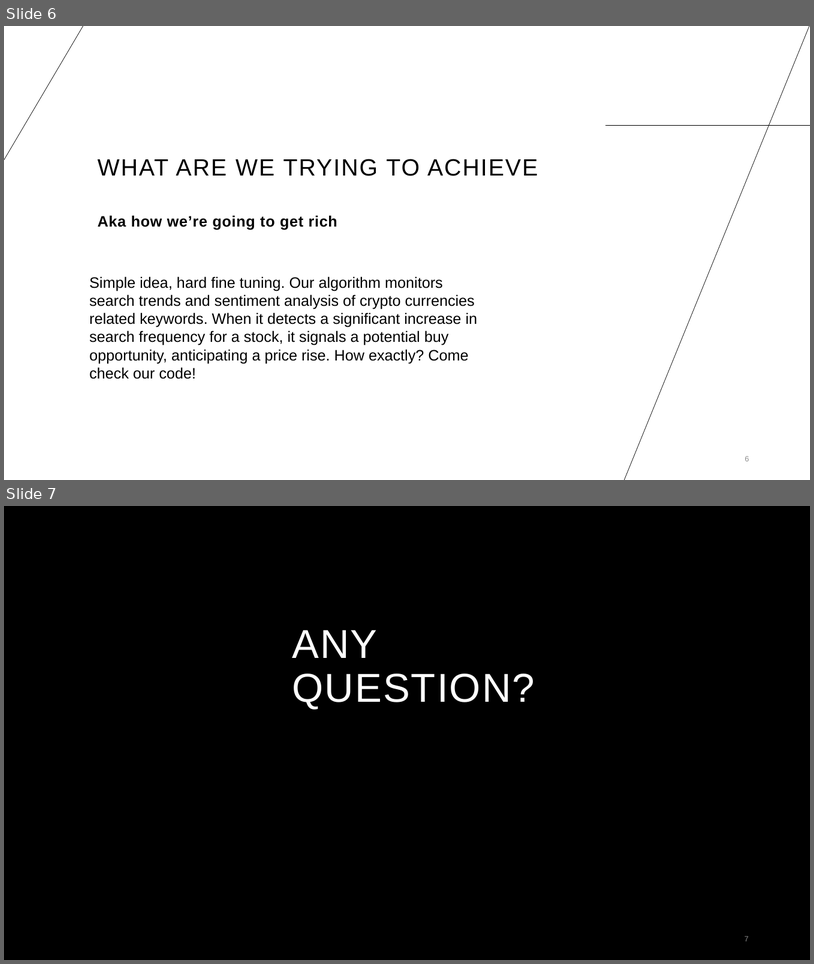
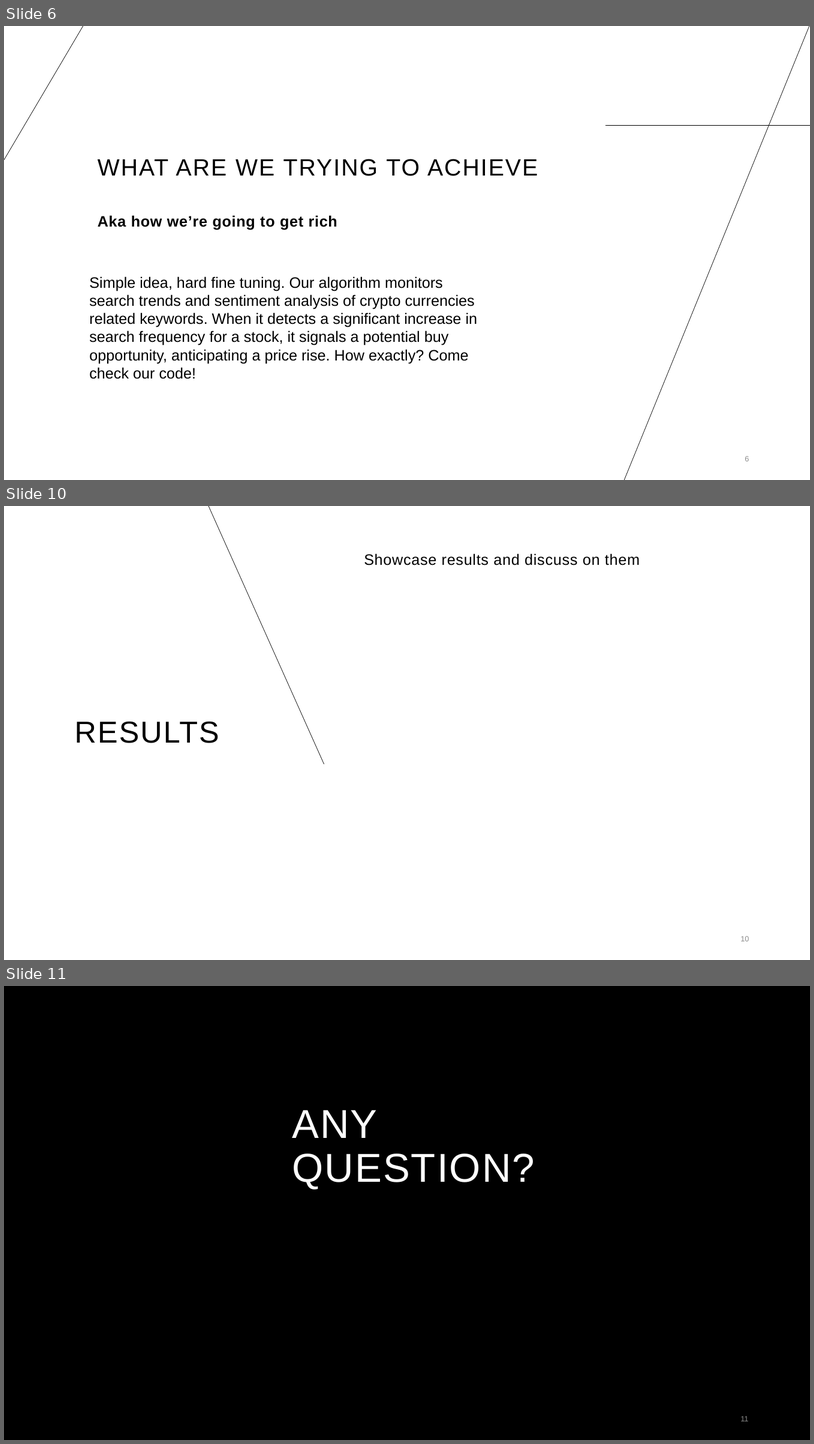
Before and after one commit to HillelCharbit/Trading-Algorithm-Project---google-trends, a slide deck: presentation/Trading Sentiment Analysis in Decentralized Cryptocurrencies.pptx. Shown one above the other, each under a label of ours: slides 6 and 7 before the commit, slides 6, 10 and 11 after it; the slides between them are not shown. The pictures are 814x964 and 814x1444 pixels, drawn with LibreOffice and Linux fonts; fonts in the diff are those of the drawing; background and template pictures are left out. Boxes give left, top, right and bottom in pixels: in the first picture for what was removed or moved away, otherwise in the second. Text is boxed around its words. In the diff, an @@ line names an element or a change of style, - is before the commit and + after.

```diff
--- a/presentation/Trading Sentiment Analysis in Decentralized Cryptocurrencies.pptx
+++ b/presentation/Trading Sentiment Analysis in Decentralized Cryptocurrencies.pptx
@@ slide 10 added at box(4, 506, 810, 960), background #FFFFFF @@
@@ line added from (324, 764) to (209, 506), #000000 0.5 pt @@
@@ text added at box(364, 553, 640, 565), 18 pt, text #000000 @@
+Showcase results and discuss on them
@@ title added at box(75, 721, 219, 743), 36 pt, text #000000 @@
+RESULTS
@@ page number added at box(741, 936, 749, 941), 9 pt, text #8C8C8C @@
+10
@@ what was slide 7 is now slide 11 @@
@@ page number at box(741, 1416, 749, 1421): text changed @@
-7
+11
```
Also in this commit, not shown: 4 slides changed, 3 other slides added, 7 other files.
